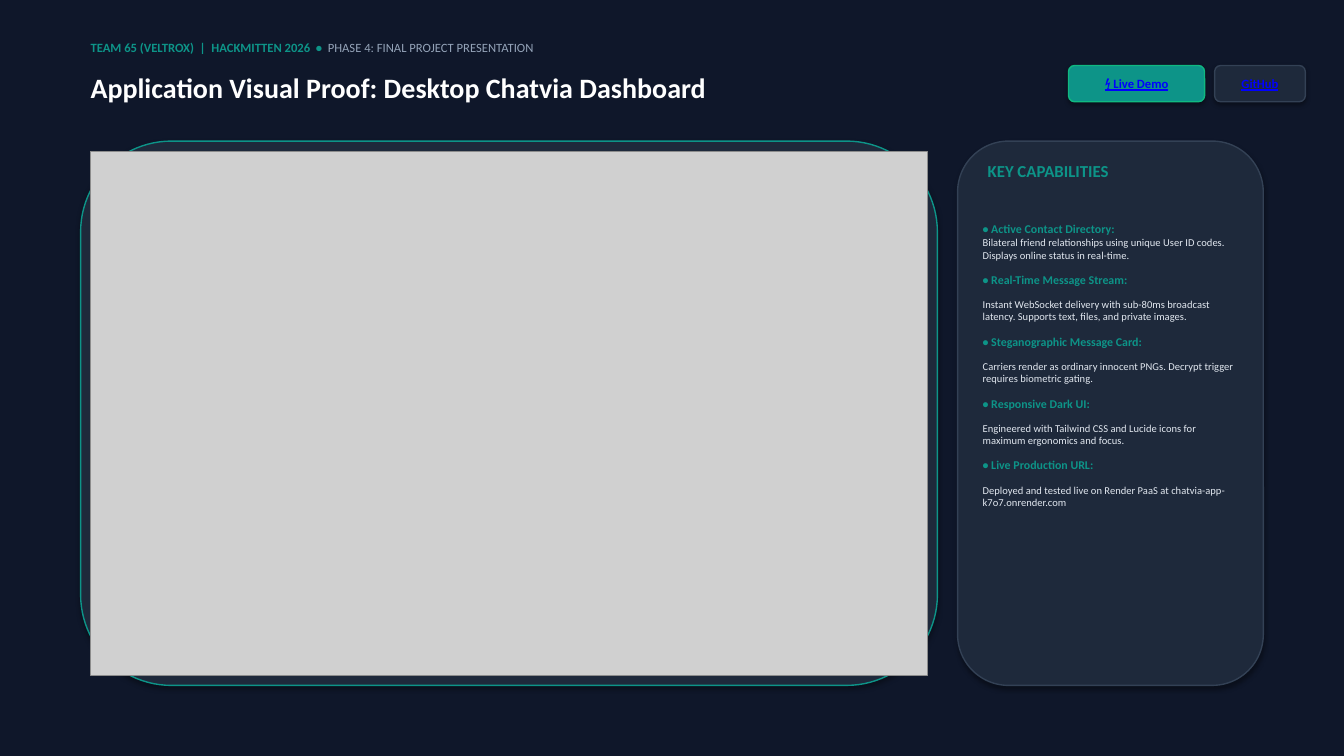
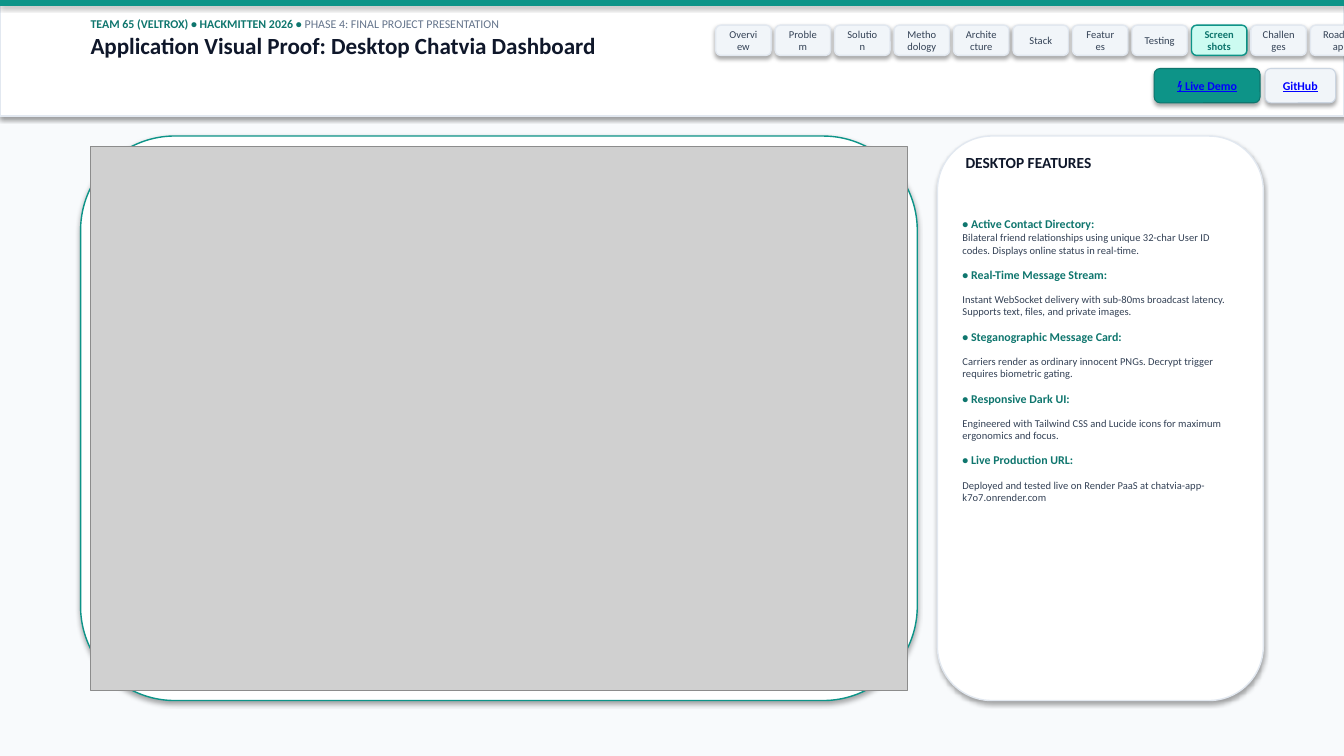
Before and after one commit to Kishan-Kumar-Hv/hmit, a slide deck: slide 10 of Phase_4_Final_Project_Presentation_Team65_Veltrox.pptx. Drawn at 1344x756 pixels with LibreOffice and Linux fonts; fonts in the diff are those of the drawing; grey boxes stand for pictures. Boxes give left, top, right and bottom in pixels: in the first picture for what was removed or moved away, otherwise in the second. Text is boxed around its words. In the diff, an @@ line names an element or a change of style, - is before the commit and + after.

Commit message:
Update Phase 4 Presentation deck and web presentation to high-contrast Light Mode with deep technical text and interactive navigation

```diff
--- a/Phase_4_Final_Project_Presentation_Team65_Veltrox.pptx
+++ b/Phase_4_Final_Project_Presentation_Team65_Veltrox.pptx
@@ rectangle at (0,0,1344,756): fill #0F172A to #F8FAFC @@
@@ rectangle added at (0,0,1344,116), fill #FFFFFF, outline #E2E8F0 1 pt @@
@@ rectangle added at (0,0,1344,6), fill #0D9488 @@
@@ text at (91,19,596,58): text changed; size 9 to 8.5 pt; text colour #0D9488 to #0F172A @@
-TEAM 65 (VELTROX) | HACKMITTEN 2026 • PHASE 4: FINAL PROJECT PRESENTATION
+TEAM 65 (VELTROX) • HACKMITTEN 2026 • PHASE 4: FINAL PROJECT PRESENTATION
+Application Visual Proof: Desktop Chatvia Dashboard
@@ rounded rectangle added at (716,25,771,55), fill #F1F5F9, outline #E2E8F0 1 pt, 7.5 pt, text #334155 @@
+Overview
@@ rounded rectangle added at (775,25,831,55), fill #F1F5F9, outline #E2E8F0 1 pt, 7.5 pt, text #334155 @@
+Problem
@@ rounded rectangle added at (835,25,890,55), fill #F1F5F9, outline #E2E8F0 1 pt, 7.5 pt, text #334155 @@
+Solution
@@ rounded rectangle added at (894,25,950,55), fill #F1F5F9, outline #E2E8F0 1 pt, 7.5 pt, text #334155 @@
+Methodology
@@ rounded rectangle added at (954,25,1009,55), fill #F1F5F9, outline #E2E8F0 1 pt, 7.5 pt, text #334155 @@
+Architecture
@@ rounded rectangle added at (1013,25,1069,55), fill #F1F5F9, outline #E2E8F0 1 pt, 7.5 pt, text #334155 @@
+Stack
@@ rounded rectangle added at (1073,25,1128,55), fill #F1F5F9, outline #E2E8F0 1 pt, 7.5 pt, text #334155 @@
+Features
@@ rounded rectangle added at (1132,25,1188,55), fill #F1F5F9, outline #E2E8F0 1 pt, 7.5 pt, text #334155 @@
+Testing
@@ rounded rectangle added at (1192,25,1247,55), fill #CCFBF1, outline #0D9488 1 pt, 7.5 pt, text #0F766E, bold @@
+Screenshots
@@ rounded rectangle added at (1251,25,1307,55), fill #F1F5F9, outline #E2E8F0 1 pt, 7.5 pt, text #334155 @@
+Challenges
@@ rounded rectangle added at (1311,25,1344,55), fill #F1F5F9, outline #E2E8F0 1 pt, 7.5 pt, text #334155 @@
+Roadmap
@@ text removed at (91,78,705,103) @@
-Application Visual Proof: Desktop Chatvia Dashboard
@@ rounded rectangle "⚡ Live Demo": place and size @@
-rounded rectangle "⚡ Live Demo" at (1069,66,1205,102)
+rounded rectangle "⚡ Live Demo" at (1154,69,1260,103)
@@ rounded rectangle "⚡ Live Demo" at (1154,69,1260,103): size 9 to 8.5 pt; outline #10B981 1 pt to #0F766E 0.75 pt @@
@@ rounded rectangle "GitHub": place and size @@
-rounded rectangle "GitHub" at (1215,66,1306,102)
+rounded rectangle "GitHub" at (1265,69,1336,103)
@@ rounded rectangle "GitHub" at (1265,69,1336,103): size 9 to 8.5 pt; fill #1E293B to #F1F5F9; outline #334155 1 pt to #CBD5E1 0.75 pt @@
@@ rounded rectangle: place and size @@
-rounded rectangle at (81,141,938,686)
+rounded rectangle at (81,136,918,701)
@@ rounded rectangle at (81,136,918,701): fill #1E293B to #FFFFFF @@
@@ picture: place and size @@
-picture at (91,151,928,676)
+picture at (91,146,907,691)
@@ rounded rectangle: place and size @@
-rounded rectangle at (958,141,1263,686)
+rounded rectangle at (938,136,1263,701)
@@ rounded rectangle at (938,136,1263,701): fill #1E293B to #FFFFFF; outline #334155 1 pt to #E2E8F0 1 pt @@
@@ text added at (966,158,1025,168), 11 pt, text #0F172A, bold @@
+DESKTOP FEATURES
@@ text removed at (988,166,1108,177) @@
-KEY CAPABILITIES
@@ text "• Active Contact Directory: Bilateral ...": place and size @@
-text "• Active Contact Directory: Bilateral ..." at (983,225,1234,506)
+text "• Active Contact Directory: Bilateral ..." at (962,219,1225,501)
@@ text at (962,219,1209,256): text changed; text colour #E2E8F0 to #334155 @@
-• Active Contact Directory:
-Bilateral friend relationships using unique User ID codes. Displays online status in real-time.
+• Active Contact Directory:
+Bilateral friend relationships using unique 32-char User ID codes. Displays online status in real-time.
@@ text at (962,270,1225,501): text colour #0D9488 to #0F766E in "• Real-Time Message Stream:", "• Steganographic Message Card:", "• Responsive Dark UI:", "• Live Production URL:"; text colour #E2E8F0 to #334155 in "Instant WebSocket delivery with sub-80ms broadcast latency. ...", "Carriers render as ordinary innocent PNGs. Decrypt ...", "Engineered with Tailwind CSS and Lucide icons ...", "Deployed and tested live on Render PaaS ..." @@
```
Also in this commit, not shown: 13 other slides changed, 2 other files.
